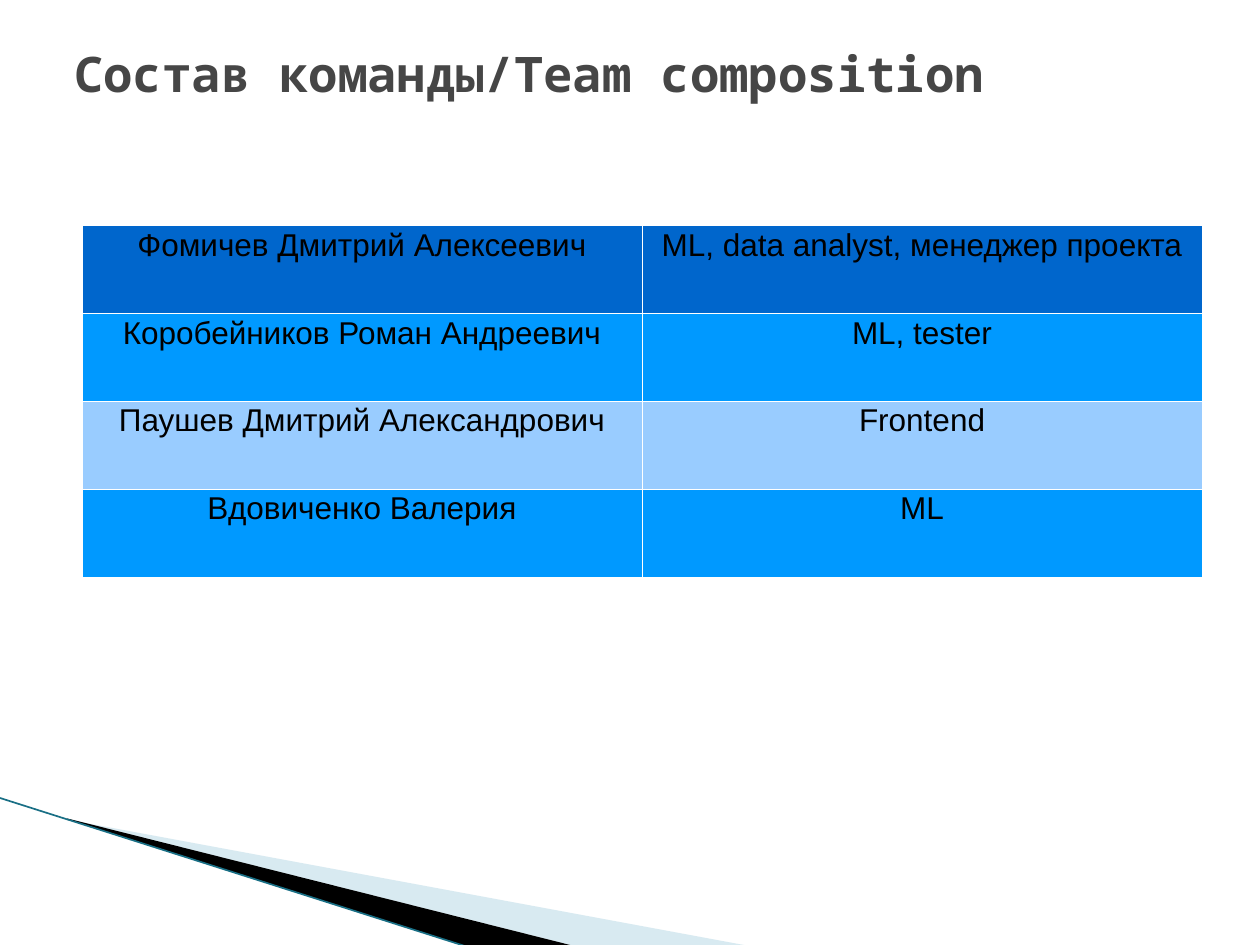
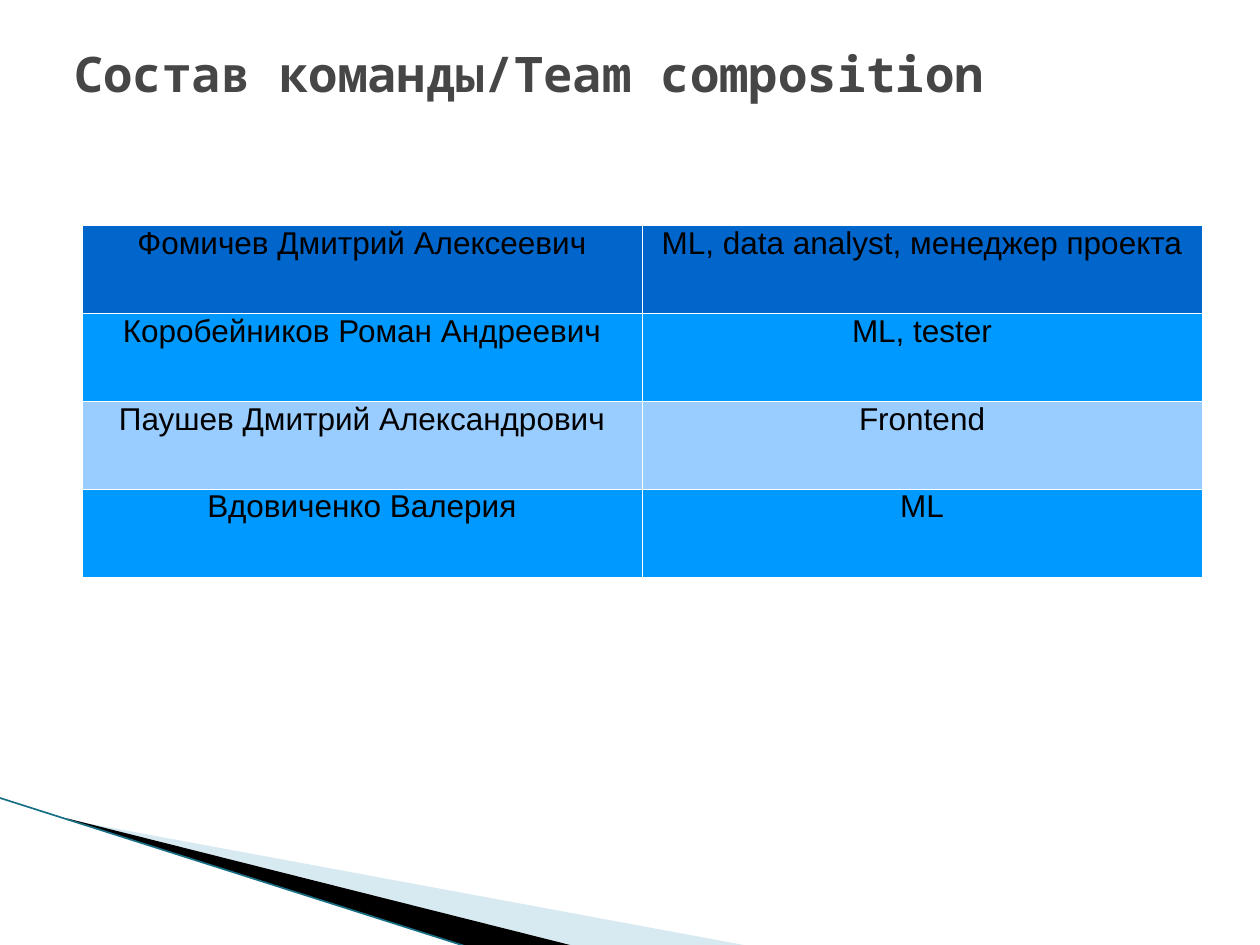
Before and after one commit to saviord7/applicant-service, a slide deck: slide 2 of reports/20210301 checkpoint 0/C09_project_report_0_LETI_2021.ppt. Drawn at 1260x945 pixels with LibreOffice and Linux fonts; fonts in the diff are those of the drawing; background and template pictures are left out. Boxes give left, top, right and bottom in pixels: in the first picture for what was removed or moved away, otherwise in the second. Text is boxed around its words. In the diff, an @@ line names an element or a change of style, - is before the commit and + after.

```diff
--- a/reports/20210301 checkpoint 0/C09_project_report_0_LETI_2021.ppt
+++ b/reports/20210301 checkpoint 0/C09_project_report_0_LETI_2021.ppt
@@ table at (82, 226, 1202, 577) @@
@@ line spacing 0.87 to 0.81 @@
```
Also in this commit, not shown: 3 other slides changed.
